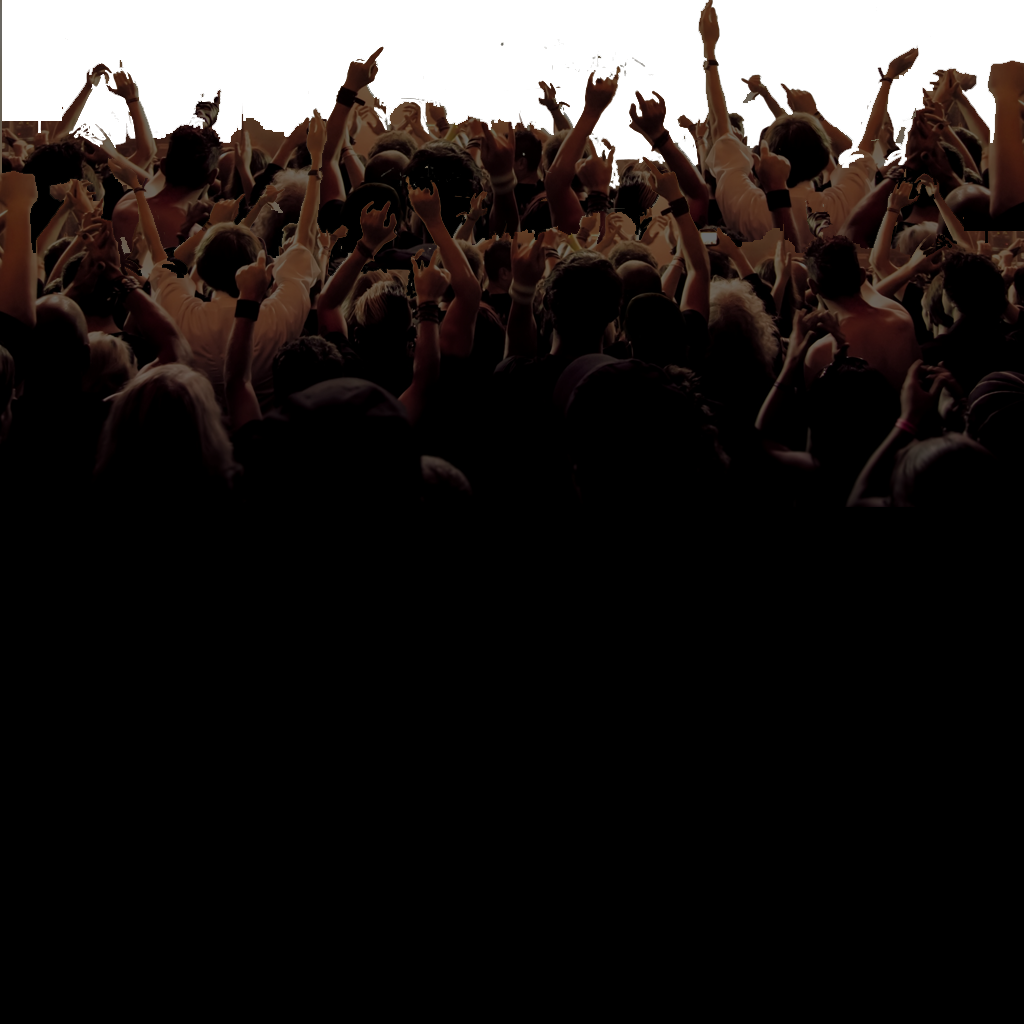
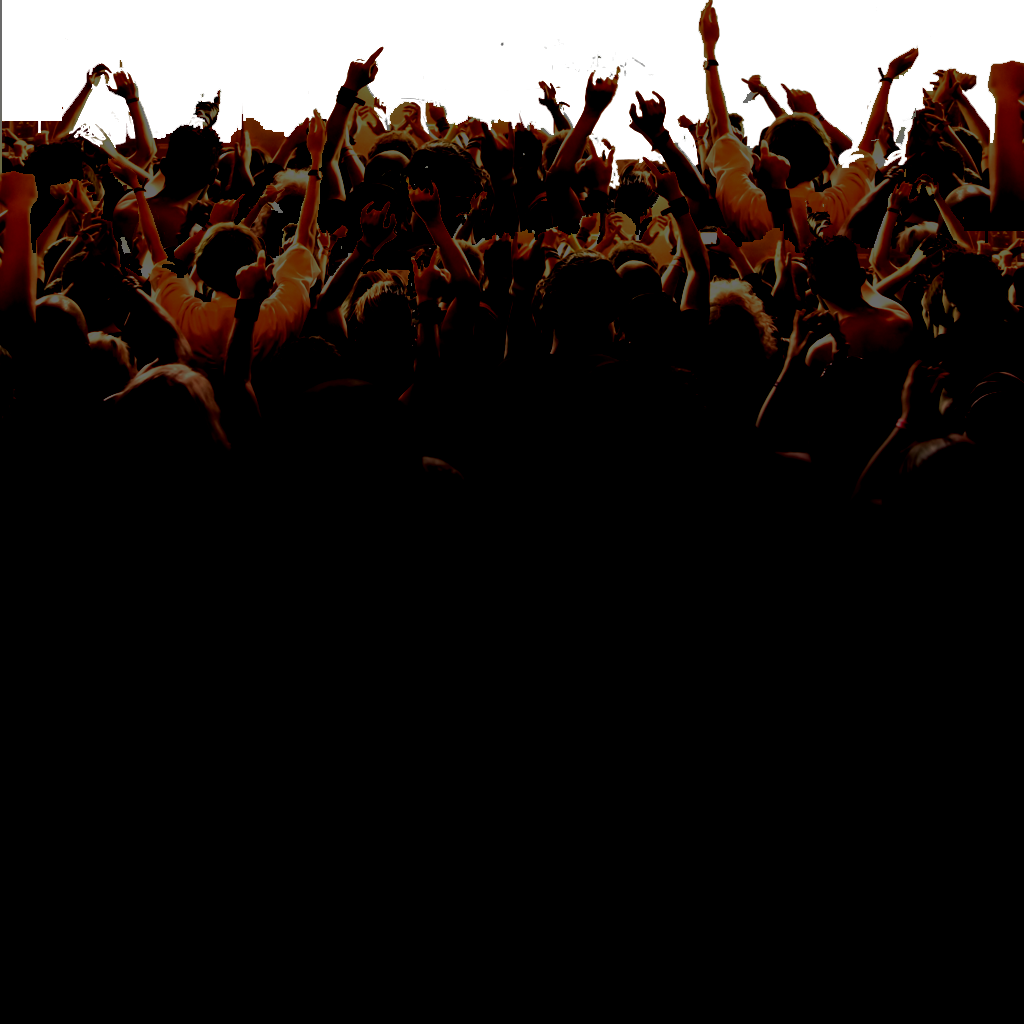
Comparing the layer stacks of the two w=1024, h=1024 images. Changes:
painted on "Layer 1 copy" over [0, 0, 1024, 507]
